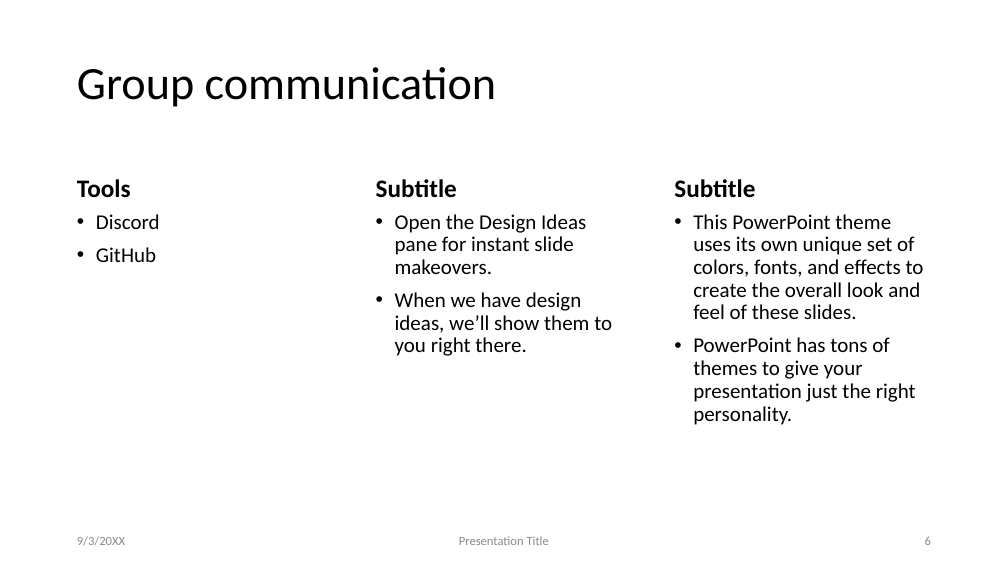
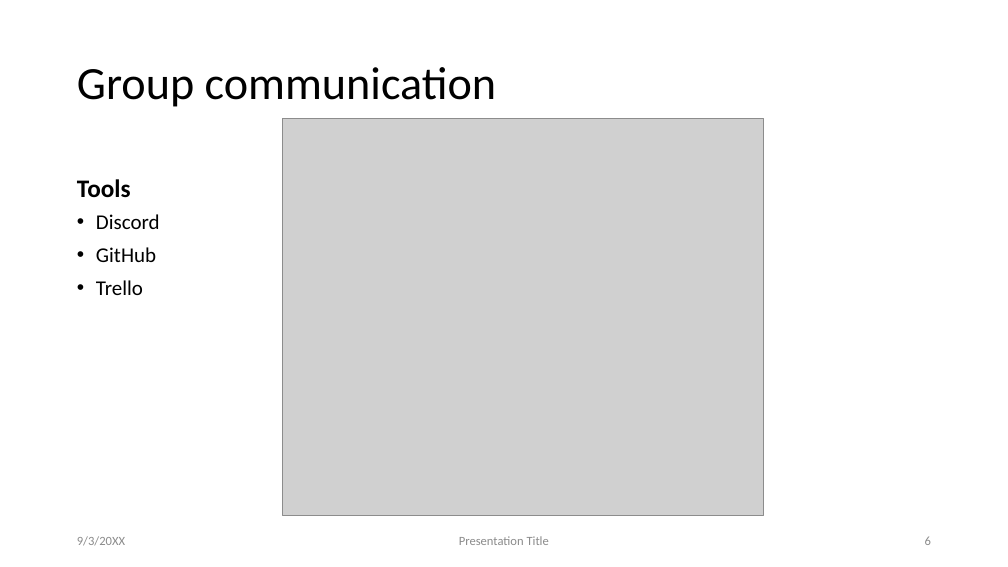
Before and after one commit to MinasFakhori/First-year-group-project, a slide deck: slide 6 of Presentation/pres.pptx. Drawn at 1008x567 pixels with LibreOffice and Linux fonts; fonts in the diff are those of the drawing; grey boxes stand for pictures. Boxes give left, top, right and bottom in pixels: in the first picture for what was removed or moved away, otherwise in the second. Text is boxed around its words. In the diff, an @@ line names an element or a change of style, - is before the commit and + after.

```diff
--- a/Presentation/pres.pptx
+++ b/Presentation/pres.pptx
@@ picture added at box(283, 119, 765, 516) @@
@@ text removed at box(376, 179, 457, 198) @@
-Subtitle
@@ text removed at box(674, 179, 755, 198) @@
-Subtitle
@@ text removed at box(395, 214, 612, 356) @@
-• Open the Design Ideas pane for instant slide makeovers.
-• When we have design ideas, we’ll show them to you right there.
@@ text removed at box(693, 214, 924, 425) @@
-• This PowerPoint theme uses its own unique set of colors, fonts, and effects to create the overall look and feel of these slides.
-• PowerPoint has tons of themes to give your presentation just the right personality.
@@ text at box(96, 280, 143, 295): paragraph added @@
+• Trello
```
Also in this commit, not shown: 6 other slides changed, 4 slides added, 2 slides removed.
